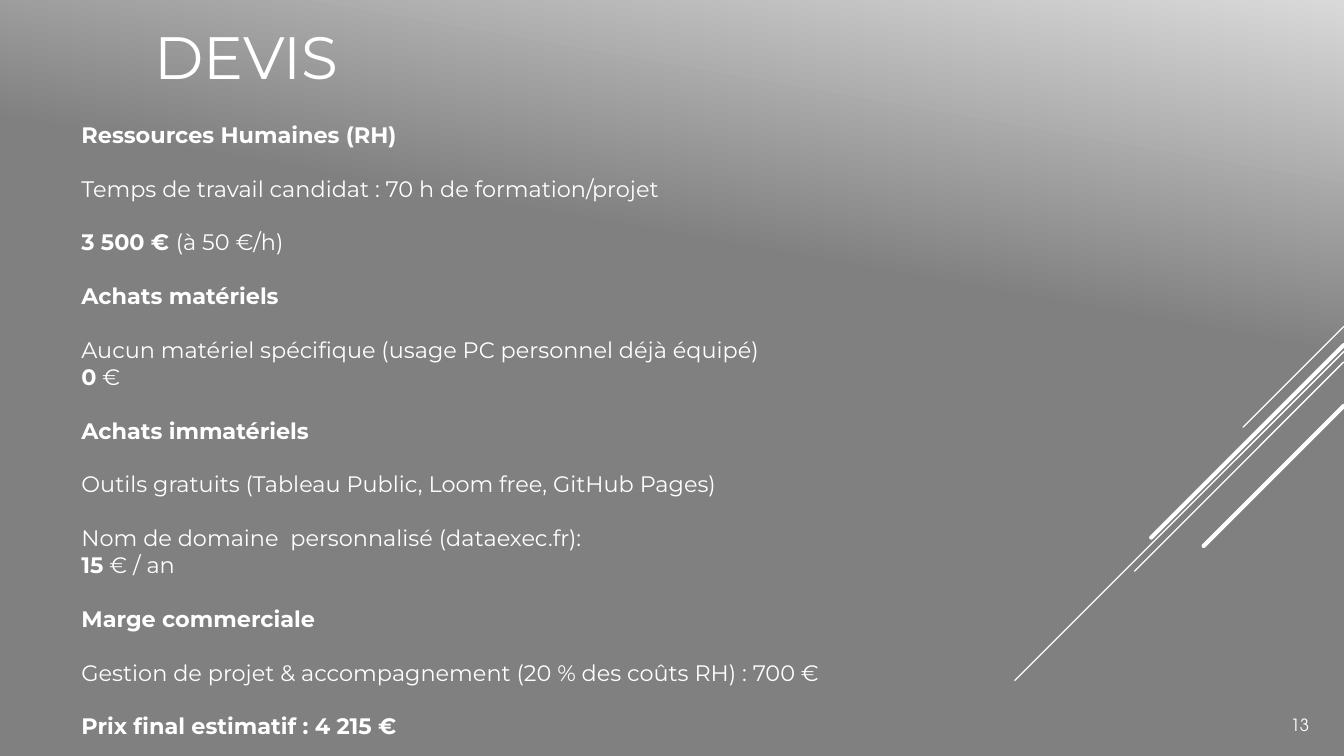
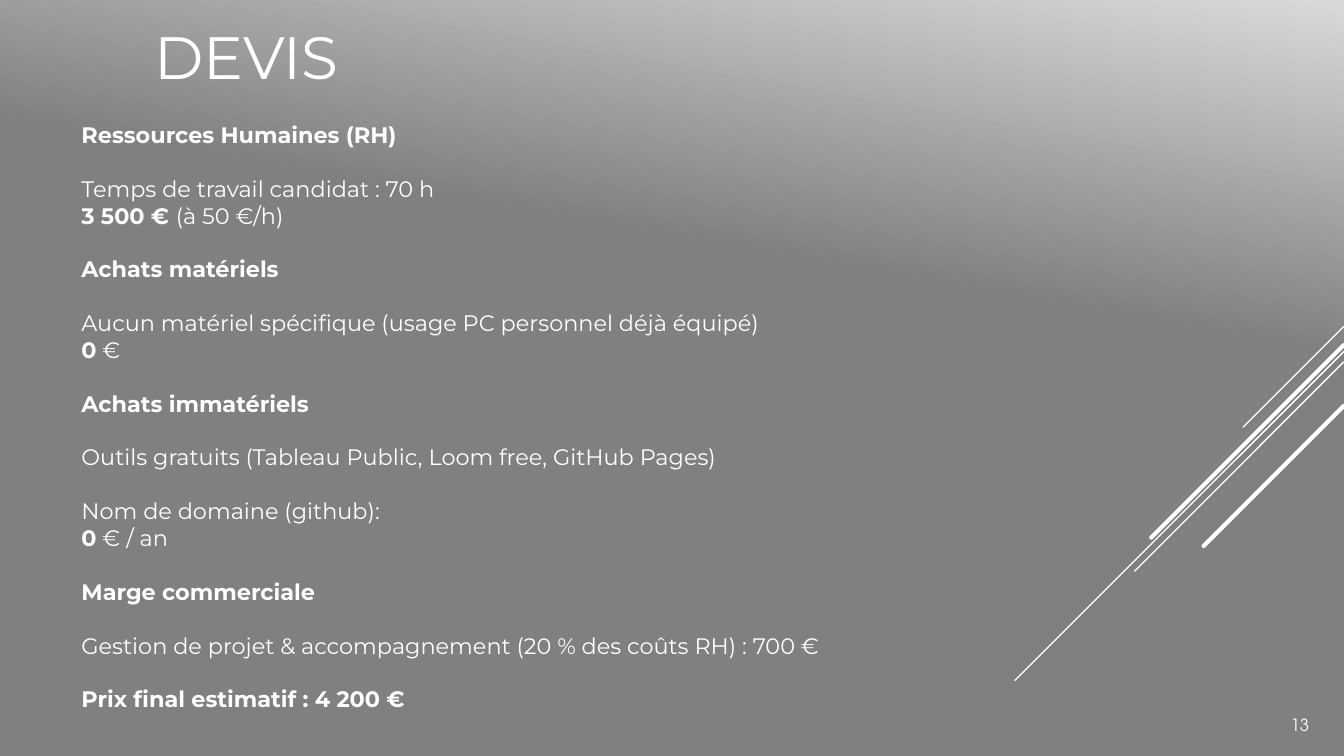
Before and after one commit to julienliodenot/Portfolio-Business-Intelligence-Analyst, a slide deck: slide 13 of Livrables/3-cahier des charges.pptx. Drawn at 1344x756 pixels with LibreOffice and Linux fonts; fonts in the diff are those of the drawing. Boxes give left, top, right and bottom in pixels: in the first picture for what was removed or moved away, otherwise in the second. Text is boxed around its words. In the diff, an @@ line names an element or a change of style, - is before the commit and + after.

```diff
--- a/Livrables/3-cahier des charges.pptx
+++ b/Livrables/3-cahier des charges.pptx
@@ text at (81,180,434,202): text changed @@
-Temps de travail candidat : 70 h de formation/projet
+Temps de travail candidat : 70 h
@@ text at (81,502,379,546): text changed @@
-Nom de domaine personnalisé (dataexec.fr):
-15 € / an
+Nom de domaine (github):
+0 € / an
@@ text at (81,689,381,707): text changed @@
-Prix final estimatif : 4 215 €
+Prix final estimatif : 4 200 €
```
Also in this commit, not shown: 1 other file.
